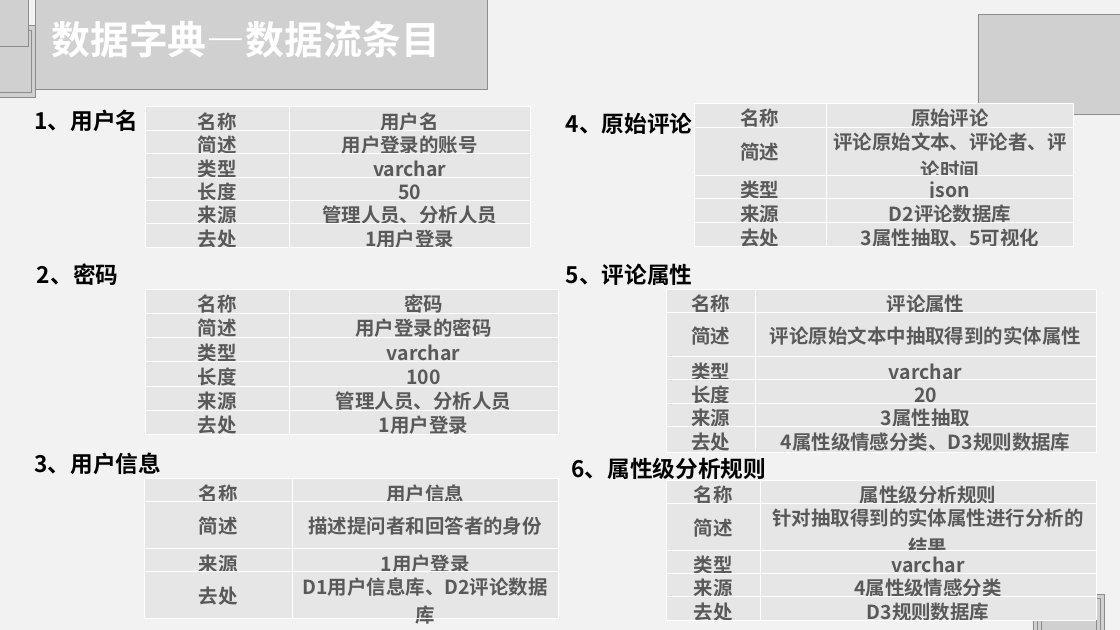
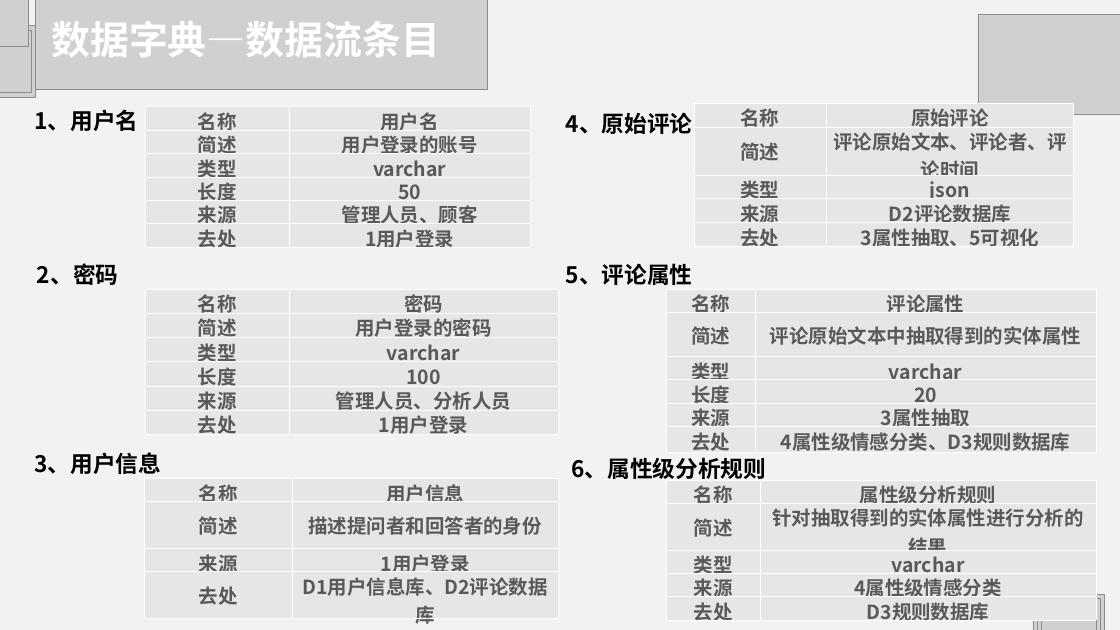
Before and after one commit to HJHGJGHHG/Sentiment-Analysis-System, a slide deck: slide 24 of PPT.pptx. Drawn at 1120x630 pixels with LibreOffice and Linux fonts; fonts in the diff are those of the drawing; grey boxes stand for pictures. Boxes give left, top, right and bottom in pixels: in the first picture for what was removed or moved away, otherwise in the second. Text is boxed around its words. In the diff, an @@ line names an element or a change of style, - is before the commit and + after.

```diff
--- a/PPT.pptx
+++ b/PPT.pptx
@@ table at (145,107,530,317) @@
-row 5, column 2: 管理人员、分析人员
+row 5, column 2: 管理人员、顾客
```
Also in this commit, not shown: 12 other slides changed, 1 slide removed.
